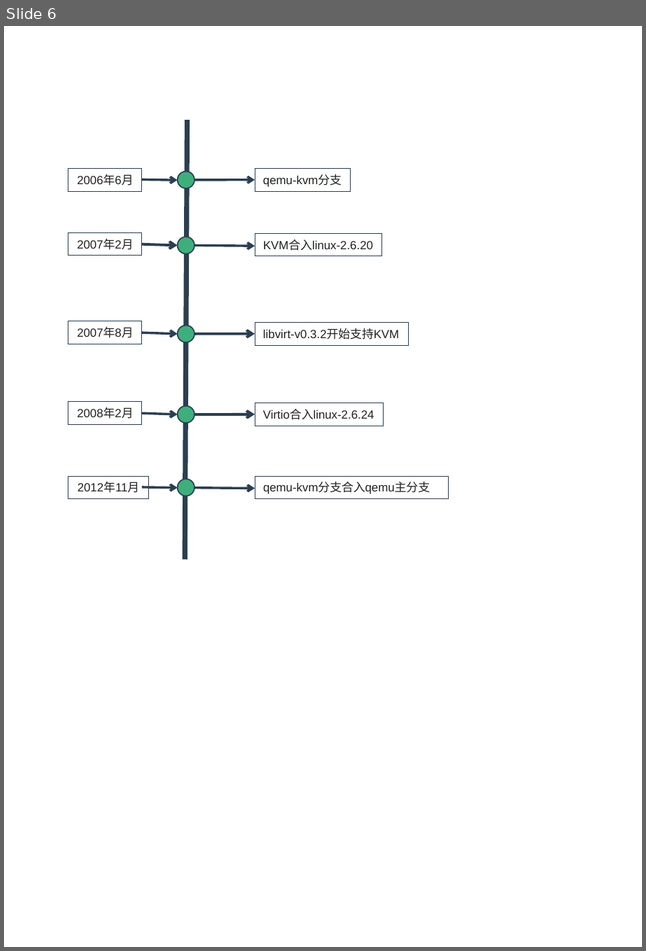
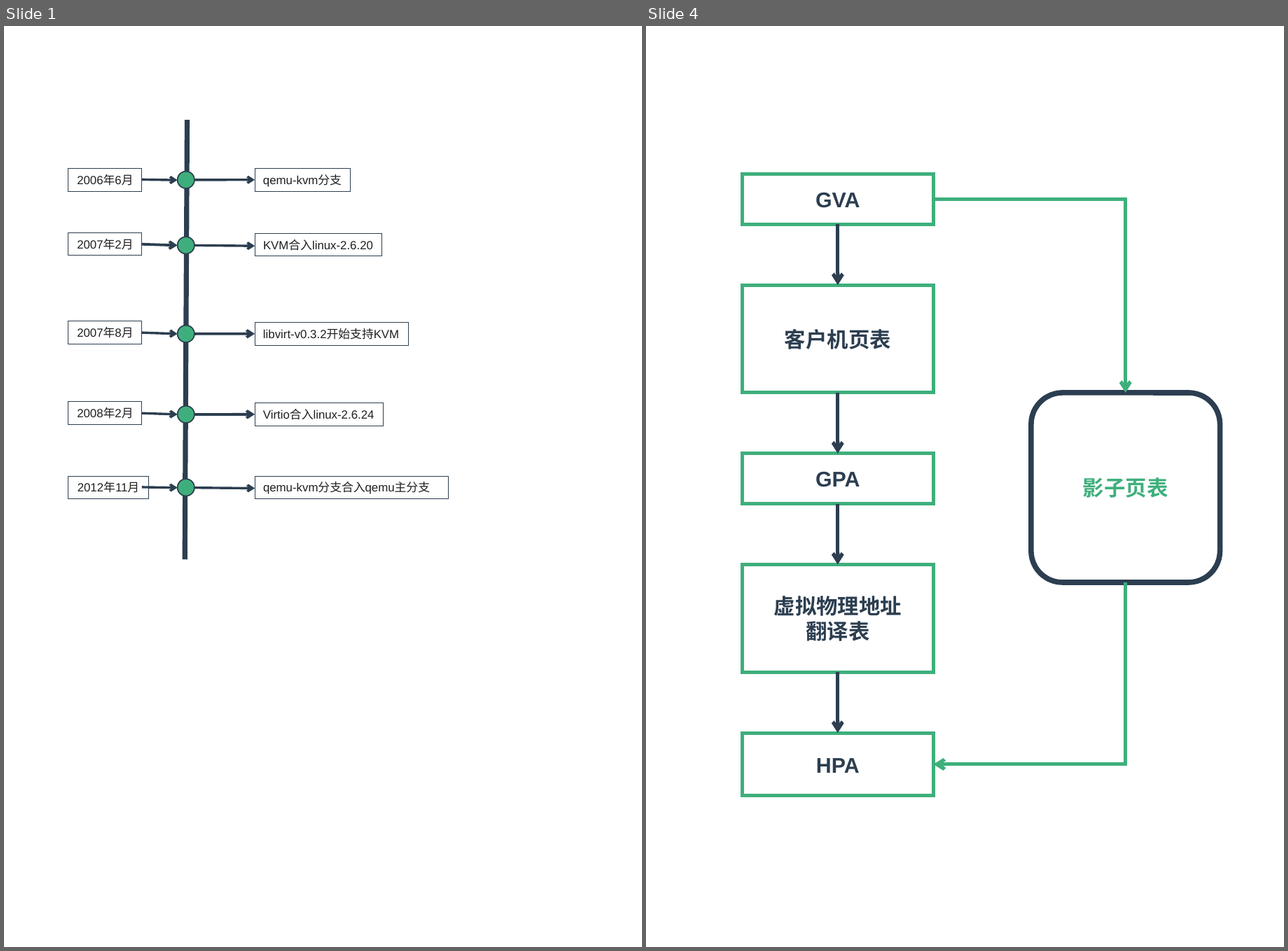
Before and after one commit to zaiqiang-dong/zaiqiang, a slide deck: picture/ppt/vitrualization/vitrualization.pptx. Shown side by side, each under a label of ours: slide 6 before the commit, slides 1 and 4 after it; the slides between them are not shown. The pictures are 646x951 and 1288x951 pixels, drawn with LibreOffice and Linux fonts; fonts in the diff are those of the drawing. Boxes give left, top, right and bottom in pixels: in the first picture for what was removed or moved away, otherwise in the second. Text is boxed around its words. In the diff, an @@ line names an element or a change of style, - is before the commit and + after.

```diff
--- a/picture/ppt/vitrualization/vitrualization.pptx
+++ b/picture/ppt/vitrualization/vitrualization.pptx
@@ slide 4 added at (646, 26, 1284, 947), background #FFFFFF @@
@@ rectangle added at (742, 174, 934, 224), outline #3EAF7C 3 pt, 18 pt, text #2C3E50, bold @@
+GVA
@@ elbow arrow added from (934, 200) to (1125, 393), #3EAF7C 3 pt @@
@@ arrow added from (837, 224) to (837, 285), #2C3E50 3 pt @@
@@ rectangle added at (742, 285, 934, 394), outline #3EAF7C 3 pt, 18 pt, text #2C3E50, bold @@
+客户机页表
@@ arrow added from (837, 393) to (837, 454), #2C3E50 3 pt @@
@@ rounded rectangle added at (1031, 393, 1220, 582), outline #2C3E50 4.5 pt, 18 pt, text #3EAF7C, bold @@
+影子页表
@@ rectangle added at (742, 454, 934, 504), outline #3EAF7C 3 pt, 18 pt, text #2C3E50, bold @@
+GPA
@@ arrow added from (837, 504) to (837, 564), #2C3E50 3 pt @@
@@ rectangle added at (742, 564, 934, 672), outline #3EAF7C 3 pt, 18 pt, text #2C3E50, bold @@
+虚拟物理地址
+翻译表
@@ elbow arrow added from (1125, 582) to (934, 764), #3EAF7C 3 pt @@
@@ arrow added from (837, 672) to (837, 732), #2C3E50 3 pt @@
@@ rectangle added at (742, 732, 934, 795), outline #3EAF7C 3 pt, 18 pt, text #2C3E50, bold @@
+HPA
@@ what was slide 6 is now slide 1 @@
```
Also in this commit, not shown: 1 slide changed, 16 other slides added, 3 slides removed, 10 other files.
